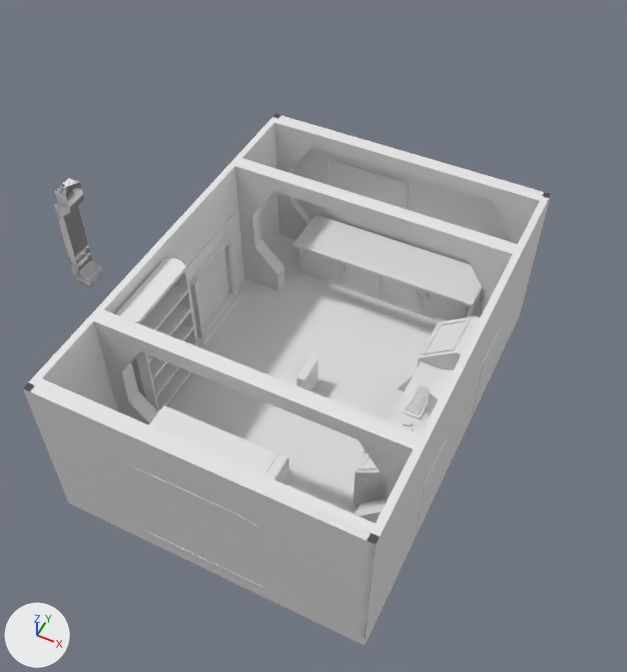
The Blender file Zzaj Model WIP/LAB BUILDING.blend as it was, and as the next commit left it.
Both versions are drawn from a 50 mm camera at (7.4, -14.8, 21.5) aimed at (-1.6, 3.2, -1.0). Every picture has the same lights, and +X, +Y and +Z are marked at lower left. The first picture is the older version.
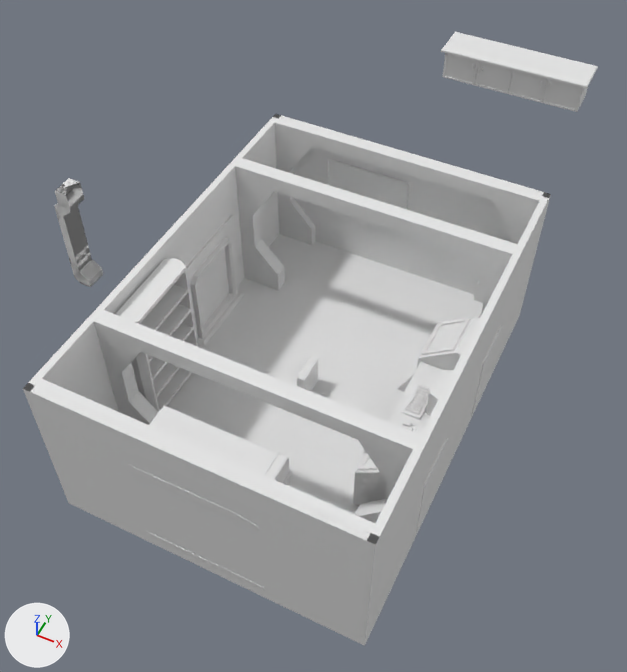
Where the change shows, as pixel boxes (x1, y1, x2, y2) in the pictures (627 x 672 px; the box of a moved part takes in the faces that stretch with it):
'drawer handles', reshaped (17% narrower, 25% shorter)
    before: (293, 215, 482, 322)
    after: (441, 32, 598, 112)
part 1 of me_cube_042, moved or reshaped
    before: (293, 215, 482, 318)
    after: (441, 32, 598, 112)
part 2 of me_cube_042, moved or reshaped
    before: (300, 249, 339, 285)
    after: (443, 53, 478, 85)
part 3 of me_cube_042, moved or reshaped
    before: (380, 276, 424, 314)
    after: (543, 79, 583, 111)
part 4 of me_cube_042, moved or reshaped
    before: (339, 262, 380, 299)
    after: (476, 61, 512, 94)
part 5 of me_cube_042, added
    after: (509, 70, 547, 103)
part 6 of me_cube_042, deleted
    before: (422, 291, 468, 322)

Edits to the bpy script that builds the scene:
```text
Change me_cube_042:
    used by ob_drawer_handles; location = (0.2, 5.1, 1.18)
    remove me_cube_042.from_pydata(...)  # 390 vertices, 351 faces; spans x -3.19..3.18, y -0.73..0.98, z -0.74..0.64
    add me_cube_042.from_pydata(...)  # 388 vertices, 350 faces; spans x -3.19..3.18, y 13.11..14.82, z -0.74..0.64
    me_cube_042 part 1: the loose piece of 36 vertices spanning x -3.19..3.18, y -0.73..0.98, z -0.74..0.64 is moved by (0.0, 13.84, 0.0)
    me_cube_042 part 2: the loose piece of 16 vertices spanning x -3.0..-1.54, y -0.61..-0.57, z -0.71..0.5 is moved by (0.0, 13.84, 0.0)
    me_cube_042 part 3: the loose piece of 16 vertices spanning x 0.03..1.48, y -0.61..-0.57, z -0.71..0.5 is moved by (1.51, 13.84, 0.0)
    me_cube_042 part 4: the loose piece of 16 vertices spanning x -1.48..-0.03, y -0.61..-0.57, z -0.71..0.5 is moved by (0.0, 13.84, 0.0)
    me_cube_042 part 5: the loose piece of 16 vertices spanning x 0.03..1.48, y -0.61..-0.57, z -0.71..0.5 is copied, and the copy is moved by (0.0, 13.84, 0.0); it spans x 0.03..1.48, y 13.23..13.27, z -0.71..0.5
    me_cube_042 part 6: the loose piece of 18 vertices spanning x 1.54..3.02, y -0.61..-0.57, z -0.74..0.53 is deleted
    other edits to the shape of me_cube_042 do not show in these pictures
```
